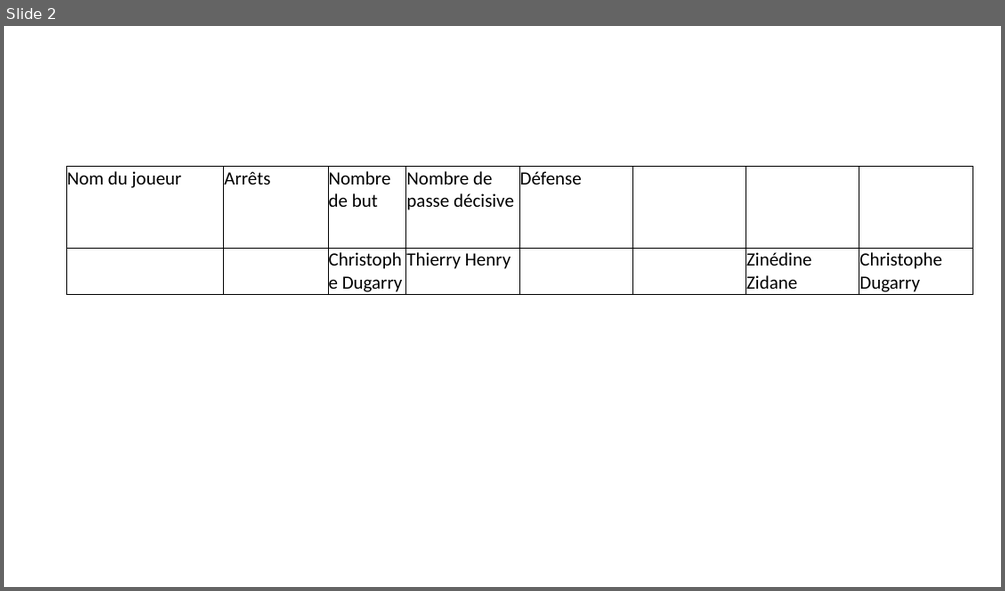
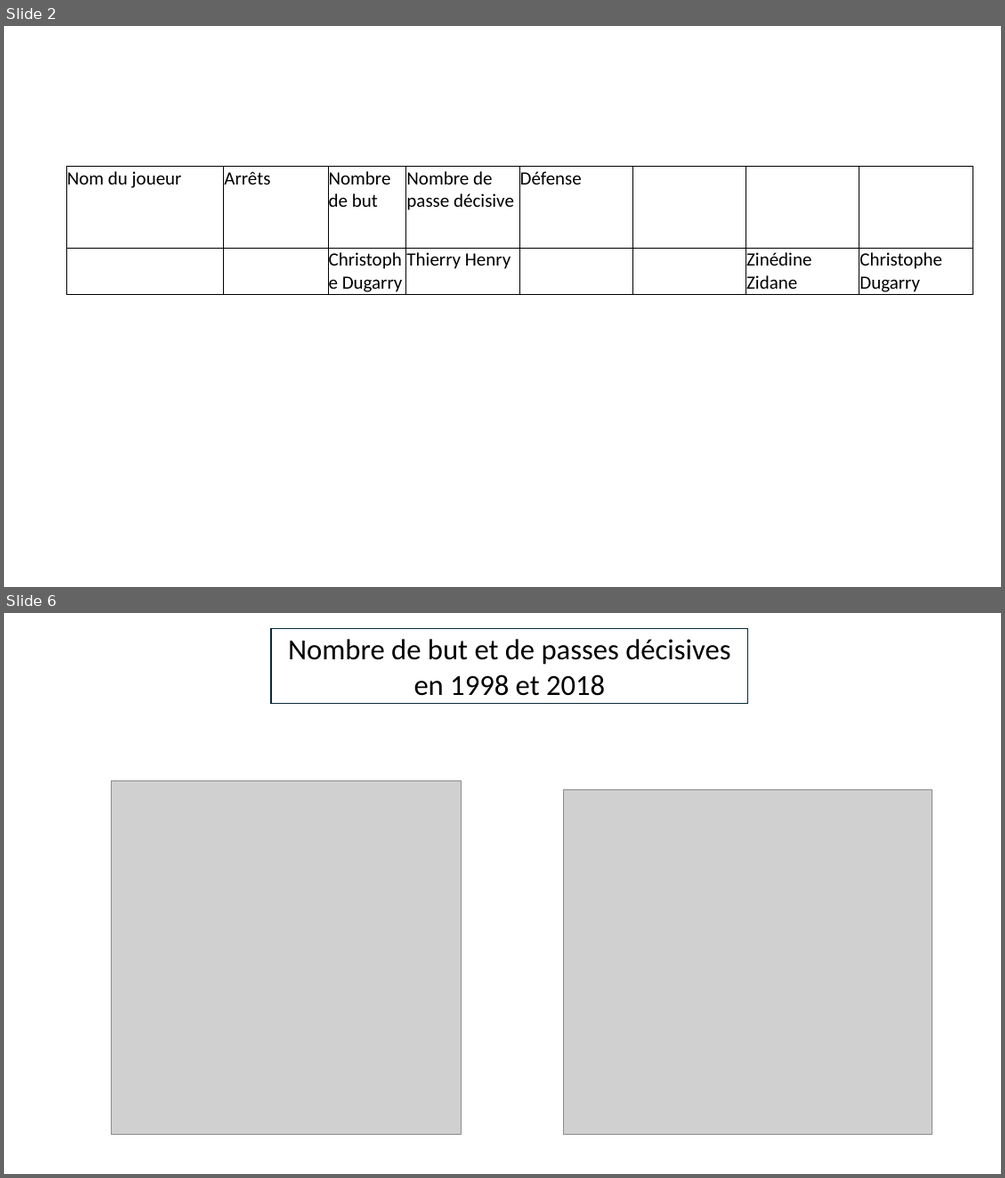
Before and after one commit to YohanCohen-Solal/statistiques_football, a slide deck: tâches_à_effectuer.pptx. Shown one above the other, each under a label of ours: slide 2 before the commit, slides 2 and 6 after it; the slides between them are not shown. The pictures are 1005x591 and 1005x1178 pixels, drawn with LibreOffice and Linux fonts; fonts in the diff are those of the drawing; grey boxes stand for pictures. Boxes give left, top, right and bottom in pixels: in the first picture for what was removed or moved away, otherwise in the second. Text is boxed around its words. In the diff, an @@ line names an element or a change of style, - is before the commit and + after.

```diff
--- a/tâches_à_effectuer.pptx
+++ b/tâches_à_effectuer.pptx
@@ slide 6 added at bbox=[4, 613, 1001, 1174], background #FFFFFF @@
@@ rectangle added at bbox=[271, 629, 748, 704], outline #092A39 1.5 pt, 28 pt, text #000000 @@
+Nombre de but et de passes décisives en 1998 et 2018
@@ picture added at bbox=[111, 781, 461, 1135] @@
@@ picture added at bbox=[563, 790, 932, 1135] @@
```
Also in this commit, not shown: 1 slide changed, 9 other slides added, 4 other files.
